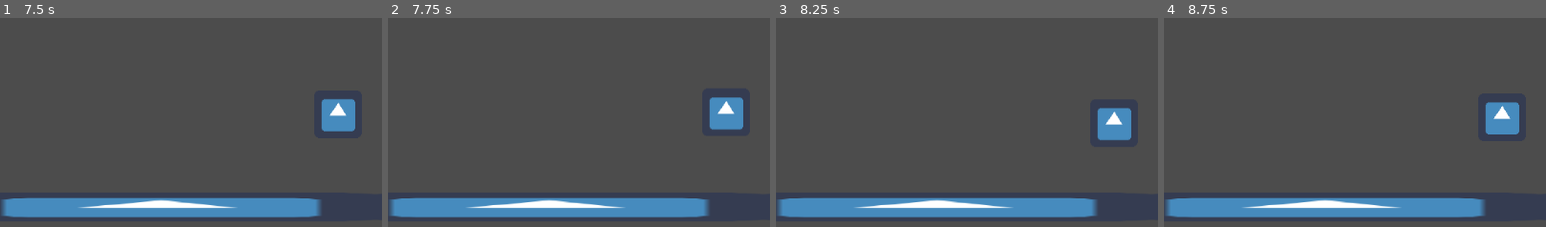
Above: before the commit, frames 1-4 (left to right).
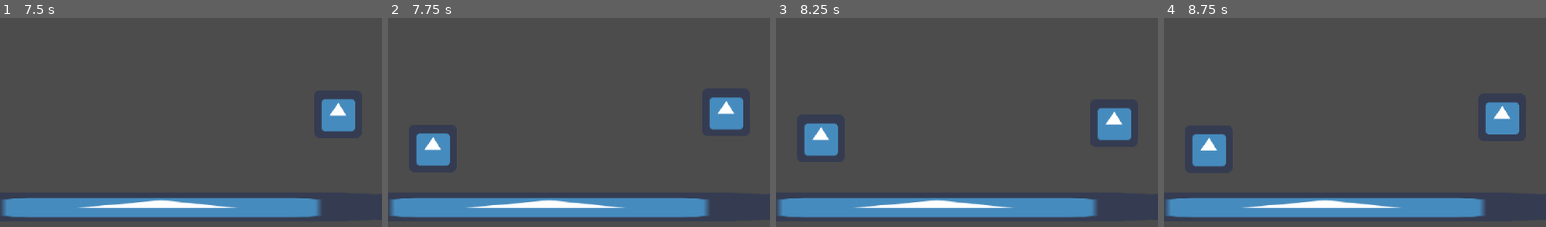
Above: after the commit, the same moments.

Repository: uspgamedev/welcome-to-your-mind
Game: Godot game, scene res://Stages/TestLevel.tscn
The game is run twice, just before and just after one commit, with the same random seed, the same clock (stepped at 60 frames per second) and the same inputs. This scene is started directly instead of the project's main scene. The engine's default icon, where the game draws it, is replaced by a stand-in: a white triangle on a blue panel in a dark square. Sound files missing from this copy of the repository are replaced by a short silence.
Inputs:
- Up to frame 1 (7.5 s): hold Right (ui_right) 0.53-2.03 s; tap Up (ui_up) at 0.77, 1.52, 3.02, 3.77, 4.52, 6.02, 6.77 s; hold Left (ui_left) 2.03-2.78 s; hold Right (ui_right) 2.78-4.28 s; hold Left (ui_left) 4.28-5.03 s; hold Right (ui_right) 5.03-5.78 s; hold Left (ui_left) 5.78-7.28 s; hold Right (ui_right) from 7.28 s (still down)
- Up to frame 2 (7.75 s): keep holding Right (ui_right); tap Up (ui_up) at 7.52 s
- Up to frame 3 (8.25 s): keep holding Right (ui_right)
- Up to frame 4 (8.75 s): keep holding Right (ui_right)
The pictures show only the part of the screen within x 0-50%, y 50-100%; the shares and areas given below are measured in that part.

Frame 1 is identical in both runs. In frame 2, 1.4% of the frame differs, in the area x 7-17%, y 55-71%; in frame 3, 1.4%, in the area x 7-17%, y 50-67%; in frame 4, 1.4%.

Commit message:
TriggerSpawn tweaks
- Automatized TriggerSpawn signal connection

Diff:
--- a/Stages/Depression/Enemies/TriggerGood.gd
+++ b/Stages/Depression/Enemies/TriggerGood.gd
@@ -1,12 +1,13 @@
 extends "res://Stages/Depression/Enemies/TriggerBase.gd"
 
-signal trigger_die
+signal trigger_absorbed(Absorber)
 
 func reached_target(target):
 	set_physics_process(false)
-	if(target.is_in_group("Player")):
+
+	if target.is_in_group("Player"):
 		target.can_jump = true
-		emit_signal("trigger_die")
+		emit_signal("trigger_absorbed", target)
 		die()
 	else:
 		set_physics_process(true)
--- a/Stages/Depression/Enemies/TriggerSpawn.gd
+++ b/Stages/Depression/Enemies/TriggerSpawn.gd
@@ -1,21 +1,28 @@
 extends Node2D
 
+var Trigger_scn = load("res://Stages/Depression/Enemies/TriggerGood.tscn")
+var Player
 var hasTrigger = false
 
 func _ready():
 	spawn()
+
+func spawn():
+	instance_Trigger()
 	hasTrigger = true
 
-func spawn():
-	var trigger = load("res://Stages/Depression/Enemies/TriggerGood.tscn")
-	var trigger_instance = trigger.instance()
-	trigger_instance.connect("trigger_die", self, "trigger_died")
-	add_child(trigger_instance)
+func instance_Trigger():
+	var Trig = Trigger_scn.instance()
+	Trig.connect("trigger_absorbed", self, "trigger_gone")
+	add_child(Trig)
 
-func trigger_died():
+func trigger_gone(Absorber):
+	Player = Absorber
+	if not Player.is_connected("jumped", self, "Player_jumped"):
+		Player.connect("jumped", self, "Player_jumped")
 	hasTrigger = false
 
-func _on_Player_jumped():
+func Player_jumped():
 	if hasTrigger == false:
 		$Timer.start()
 		hasTrigger = true
--- a/Stages/Depression/Enemies/TriggerSpawn.tscn
+++ b/Stages/Depression/Enemies/TriggerSpawn.tscn
@@ -9,7 +9,7 @@
 [node name="Timer" type="Timer" parent="." index="0"]
 
 process_mode = 1
-wait_time = 3.0
+wait_time = 1.5
 one_shot = true
 autostart = false
 
